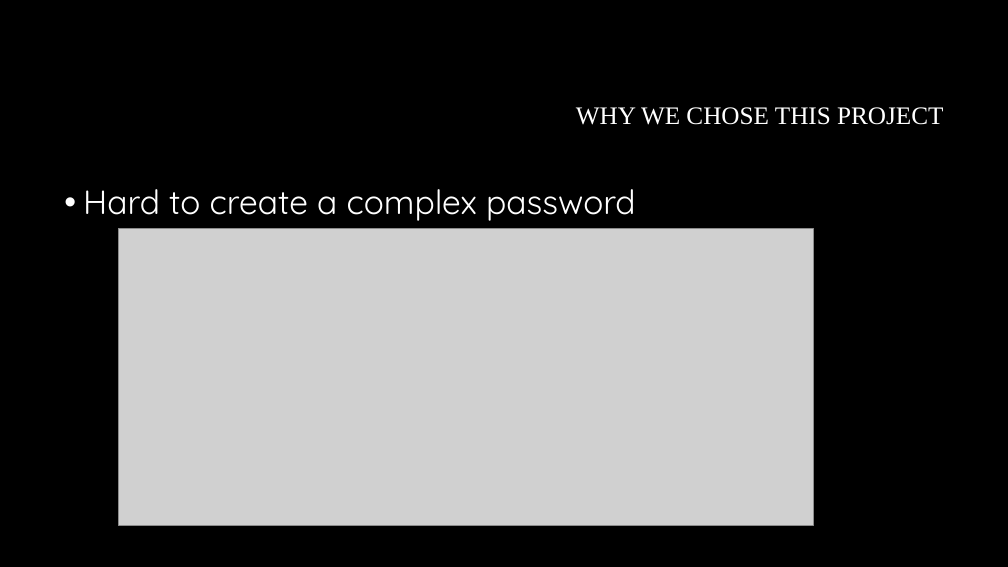
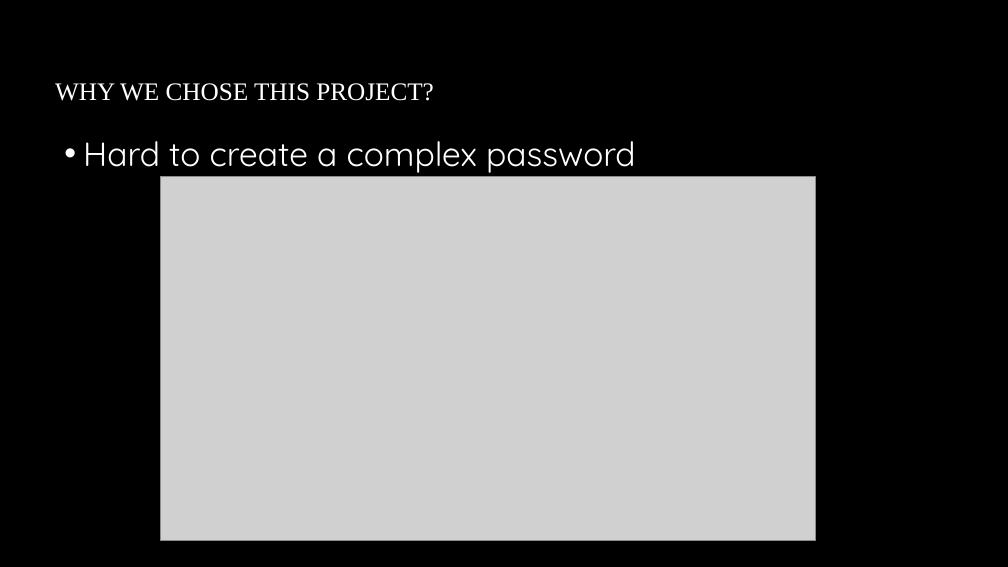
Before and after one commit to Steven-lei/Password-Generator, a slide deck: slide 6 of document/Presentation Password Generator.pptx (slide 5 before the commit). Drawn at 1008x567 pixels with LibreOffice and Linux fonts; fonts in the diff are those of the drawing; grey boxes stand for pictures; background and template pictures are left out. Boxes give left, top, right and bottom in pixels: in the first picture for what was removed or moved away, otherwise in the second. Text is boxed around its words. In the diff, an @@ line names an element or a change of style, - is before the commit and + after.

```diff
--- a/document/Presentation Password Generator.pptx
+++ b/document/Presentation Password Generator.pptx
@@ title at box(55, 83, 434, 101): text changed @@
-WHY WE CHOSE THIS PROJECT
+WHY WE CHOSE THIS PROJECT?
@@ text "Hard to create a complex ...": place and size @@
-text "Hard to create a complex ..." at box(83, 189, 636, 221)
+text "Hard to create a complex ..." at box(83, 141, 636, 173)
@@ picture: place and size @@
-picture at box(118, 228, 814, 526)
+picture at box(161, 176, 815, 541)
```
Also in this commit, not shown: 12 other slides changed, 1 slide added.
